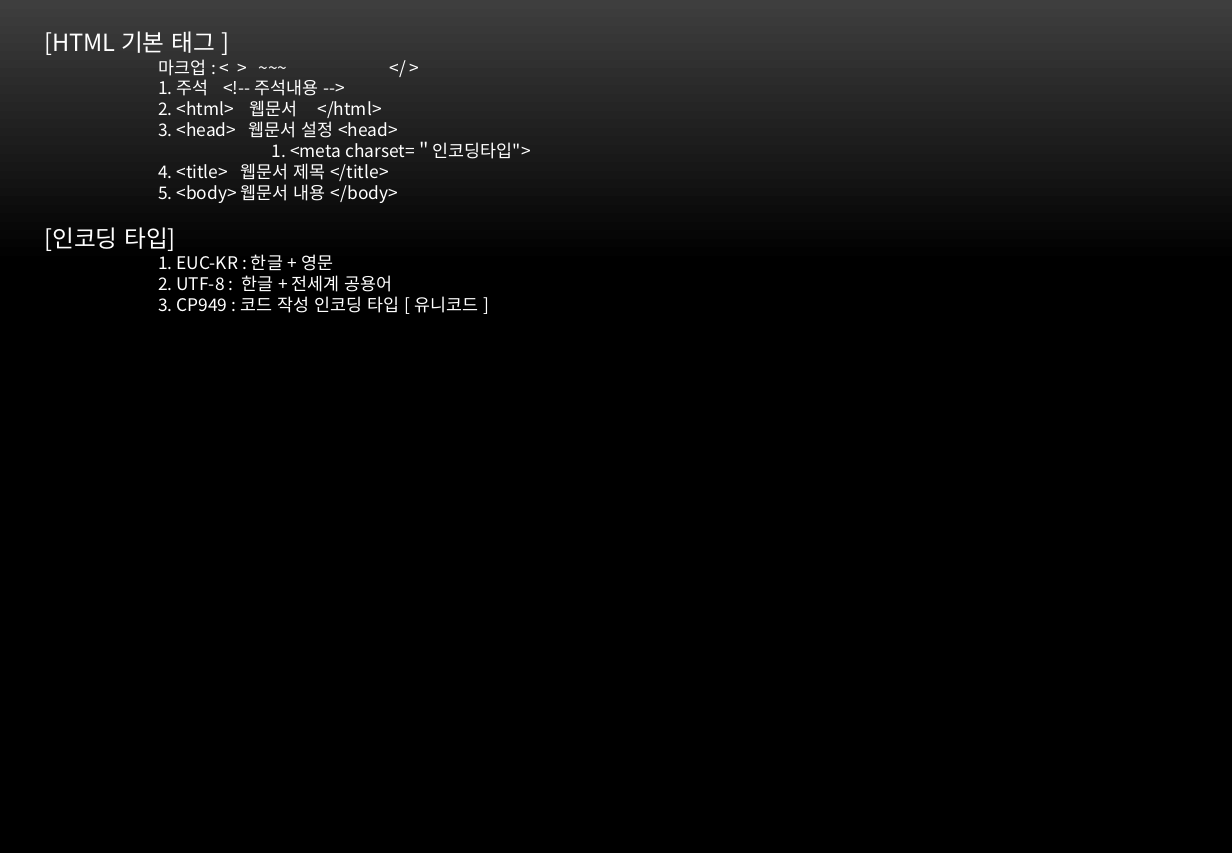
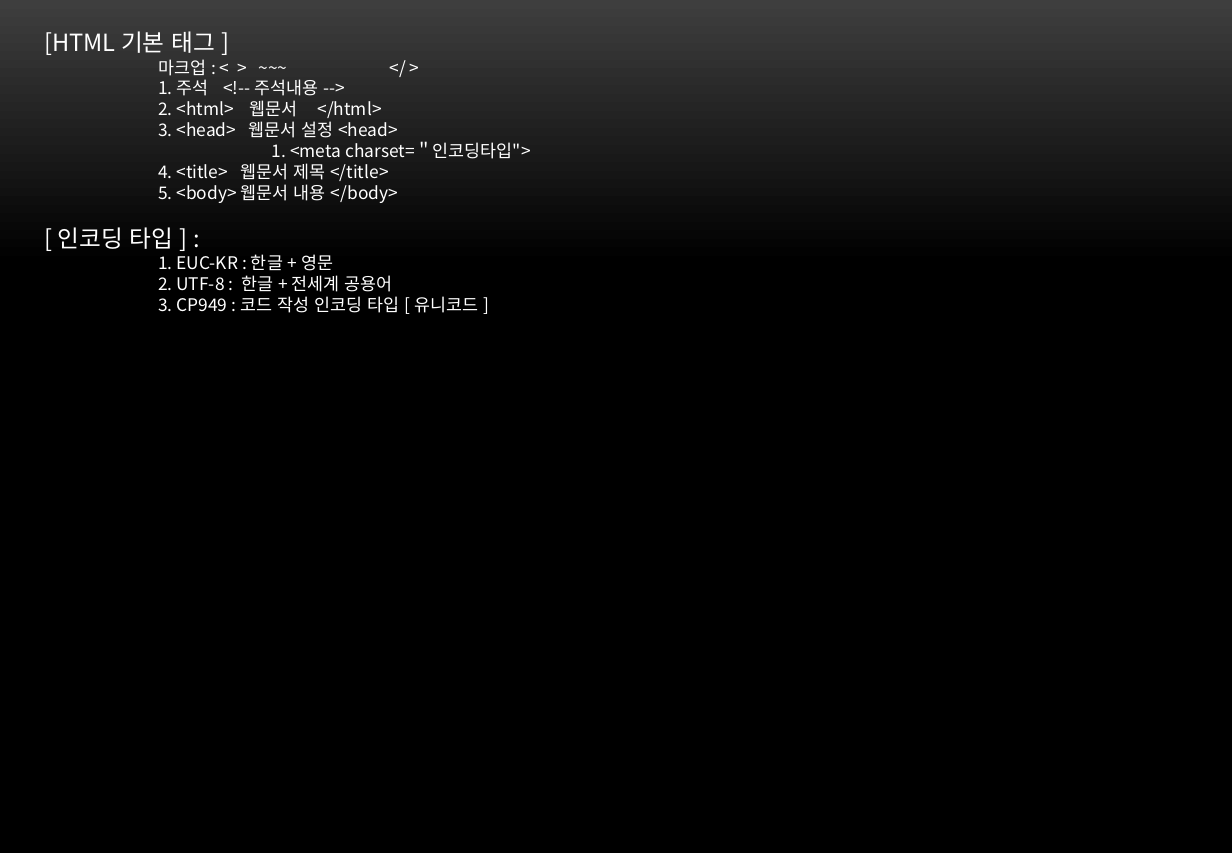
Before and after one commit to kth0027/ezen_kth, a slide deck: slide 6 of Front/src/main/webapp/PPT/web.pptx (slide 5 before the commit). Drawn at 1232x853 pixels with LibreOffice and Linux fonts; fonts in the diff are those of the drawing; background and template pictures are left out. Boxes give left, top, right and bottom in pixels: in the first picture for what was removed or moved away, otherwise in the second. Text is boxed around its words. In the diff, an @@ line names an element or a change of style, - is before the commit and + after.

Commit message:
211129

```diff
--- a/Front/src/main/webapp/PPT/web.pptx
+++ b/Front/src/main/webapp/PPT/web.pptx
@@ text at [58, 227, 174, 249]: text changed @@
-[인코딩 타입]
+[ 인코딩 타입 ] :
```
Also in this commit, not shown: 1 other slide changed, 11 slides added.
